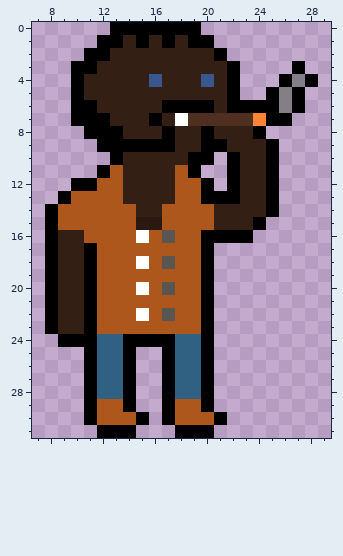
Pixel-art file -- Man_NPC_1.aseprite. Above is the file before it was changed.
32x32 pixels, 1 frame. Colours within 5 levels of each other are drawn and written as one. Shown: x 7..29, y 0..31.
Once edited:
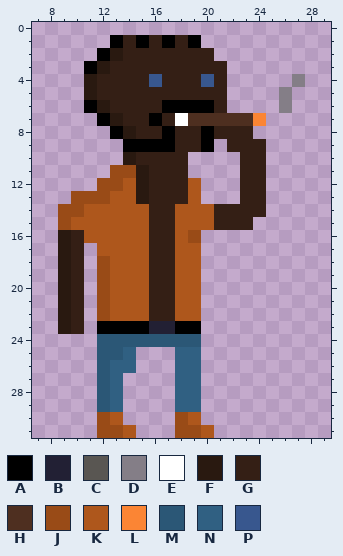
Palette (. is transparent): A #000000  B #222034  C #595652  D #847e87  E #ffffff  F #291910  G #341f15  H #4e2f20  J #994b17  K #ae571c  L #fb8534  M #2b5776  N #306082  P #38578e
What changed:
@@ x 7..29 @@
- 0 ......AAAAAAA..........
- 1 .....AAGAGAGAA.........
- 2 ....AAGGGGGGGGA........
- 3 ...AAGGGGGGGGGGA....A..
- 4 ...AGGGGGPGGGPGA...ADA.
- 5 ...AGGGGGGGGGGGA..ADA..
- 6 ...AAGGGGGAAAAGAAAADA..
- 7 ...AAAGGGAGEHHHHHLAA...
- 8 ....AAAGGGAGGAGGGA.....
- 9 .....AAAAAAGGAAGGGA....
-10 ......AGGGGGAA.AGGA....
-11 .....AKGGGGKA..AGGA....
-12 ...AAKKGGGGKKA.AGGA....
-13 ..AKKKKGGGGKKAAAGGA....
-14 .AKKKKKKGGKKKKGGGGA....
-15 .AKKKKKKFFKKKKGGGA.....
-16 .AGGKKKKEKCKKAAAA......
-17 .AGGAKKKKKKKKA.........
-18 .AGGAKKKEKCKKA.........
-19 .AGGAKKKKKKKKA.........
-20 .AGGAKKKEKCKKA.........
-21 .AGGAKKKKKKKKA.........
-22 .AGGAKKKEKCKKA.........
-23 .AGGAKKKKKKKKA.........
-24 ..AAANNAAAANNA.........
-25 ....ANNA..ANNA.........
-26 ....ANNA..ANNA.........
-27 ....ANNA..ANNA.........
-28 ....ANNA..ANNA.........
-29 ....AKKA..AKKA.........
-30 ....AKKKA.AKKKA........
-31 .....AAA...AAA.........
+ 0 .......................
+ 1 ......AGAGAGA..........
+ 2 .....AFGGGGGGG.........
+ 3 ....AFGGGGGGGGG........
+ 4 ....FGGGGPGGGPG.....D..
+ 5 ....FGGGGGGGGGG....D...
+ 6 ....AFGGGGAAAAG....D...
+ 7 .....AFGGAGEHHHHHL.....
+ 8 ......AFGGAGGAGGG......
+ 9 .......AAAAGGA.GGG.....
+10 .......FGGGG....GG.....
+11 ......JJFGGG....GG.....
+12 .....JJKFGGGK...GG.....
+13 ...JJJKKFGGGK...GG.....
+14 ..JJKKKKKGGKKKGGGG.....
+15 ..JKKKKKKGGKKKGGG......
+16 ..FGKKKKKGGKJ..........
+17 ..FG.KKKKGGKK..........
+18 ..FG.JKKKGGKK..........
+19 ..FG.JKKKGGKK..........
+20 ..FG.JKKKGGKK..........
+21 ..FG.JKKKGGKK..........
+22 ..FG.JKKKGGKK..........
+23 ..FG.AAAABBAA..........
+24 .....MMMMMMMM..........
+25 .....MMN...NN..........
+26 .....MNN...NN..........
+27 .....MN....NN..........
+28 .....MN....NN..........
+29 .....MN....NN..........
+30 .....JK....JK..........
+31 .....JJK...JJK.........
Boxes around the changes in both pictures, in picture pixels (x1, y1, x2, y2):
changed: (45, 22, 318, 438)
